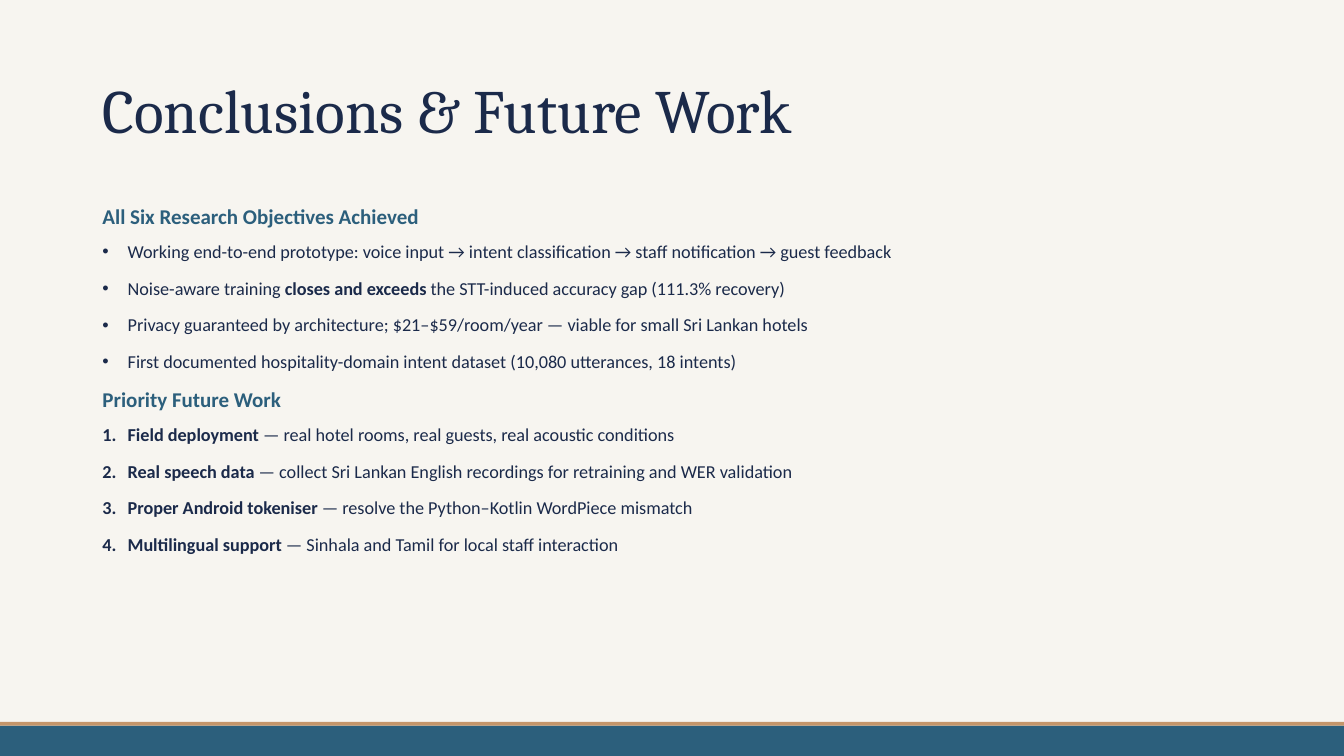
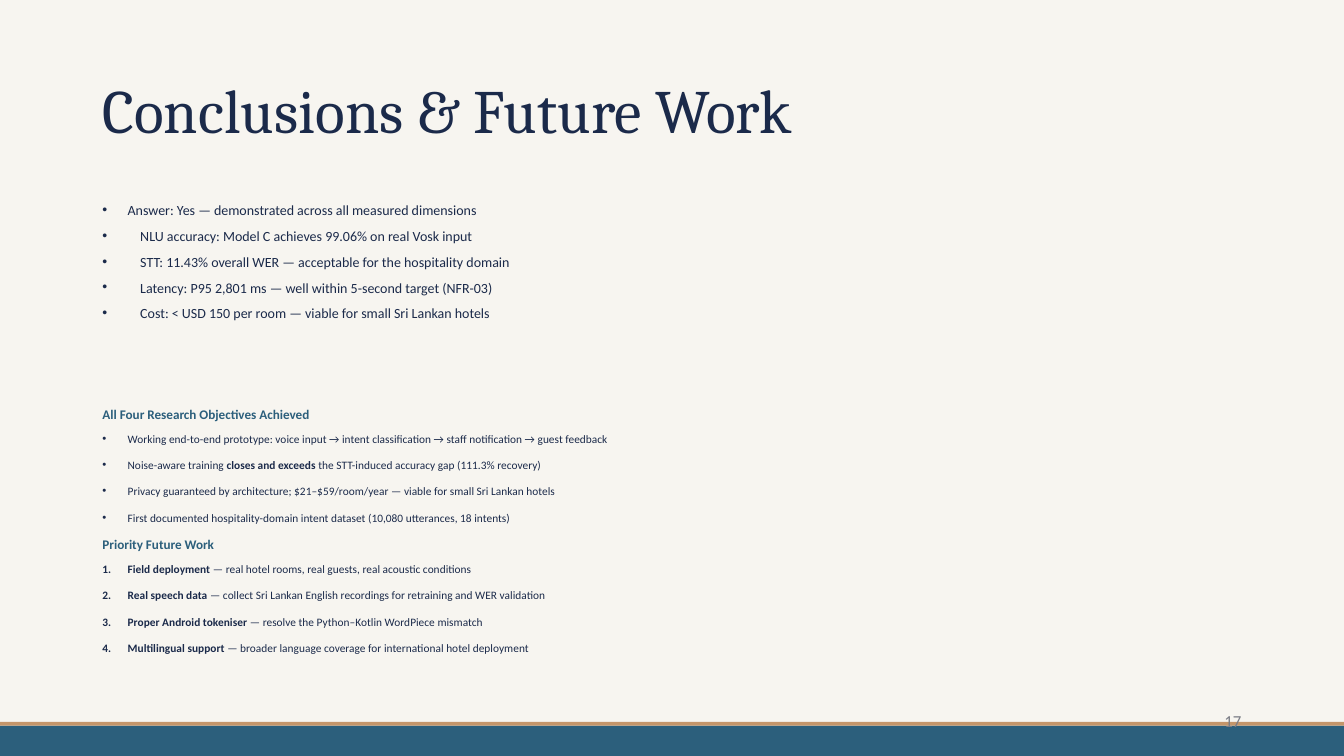
Before and after one commit to mdpw/msc-research, a slide deck: slide 17 of documents/Viva Presentation.pptx (slide 14 before the commit). Drawn at 1344x756 pixels with LibreOffice and Linux fonts; fonts in the diff are those of the drawing. Boxes give left, top, right and bottom in pixels: in the first picture for what was removed or moved away, otherwise in the second. Text is boxed around its words. In the diff, an @@ line names an element or a change of style, - is before the commit and + after.

```diff
--- a/documents/Viva Presentation.pptx
+++ b/documents/Viva Presentation.pptx
@@ text at <box>102,205,509,422</box>: text changed; size 15 to 10 pt; text colour #2C5F7C to #1B2A4A; bold off @@
-All Six Research Objectives Achieved
+• Answer: Yes — demonstrated across all measured dimensions
+• NLU accuracy: Model C achieves 99.06% on real Vosk input
+• STT: 11.43% overall WER — acceptable for the hospitality domain
+• Latency: P95 2,801 ms — well within 5-second target (NFR-03)
+• Cost: < USD 150 per room — viable for small Sri Lankan hotels
+All Four Research Objectives Achieved
@@ text at <box>102,435,607,628</box>: size 13 to 8.1 pt in "Working end-to-end prototype: voice input → intent ...", "Noise-aware training closes and exceeds the STT-induced ...", "Privacy guaranteed by architecture; $21–$59/room/year — viab ...", "First documented hospitality-domain intent dataset (10,080 u ..." and 3 more places; size 15 to 9.4 pt in "Priority Future Work"; line spacing 0.9 to 0.7 @@
@@ text at <box>128,644,529,654</box>: text changed; size 13 to 8.1 pt @@
-4. Multilingual support — Sinhala and Tamil for local staff interaction
+4. Multilingual support — broader language coverage for international hotel deployment
@@ page number added at <box>1224,714,1241,732</box>, 12 pt, text #7A7D86 @@
+17
```
Also in this commit, not shown: 12 other slides changed, 4 slides added, 1 slide removed, 1 other file.
